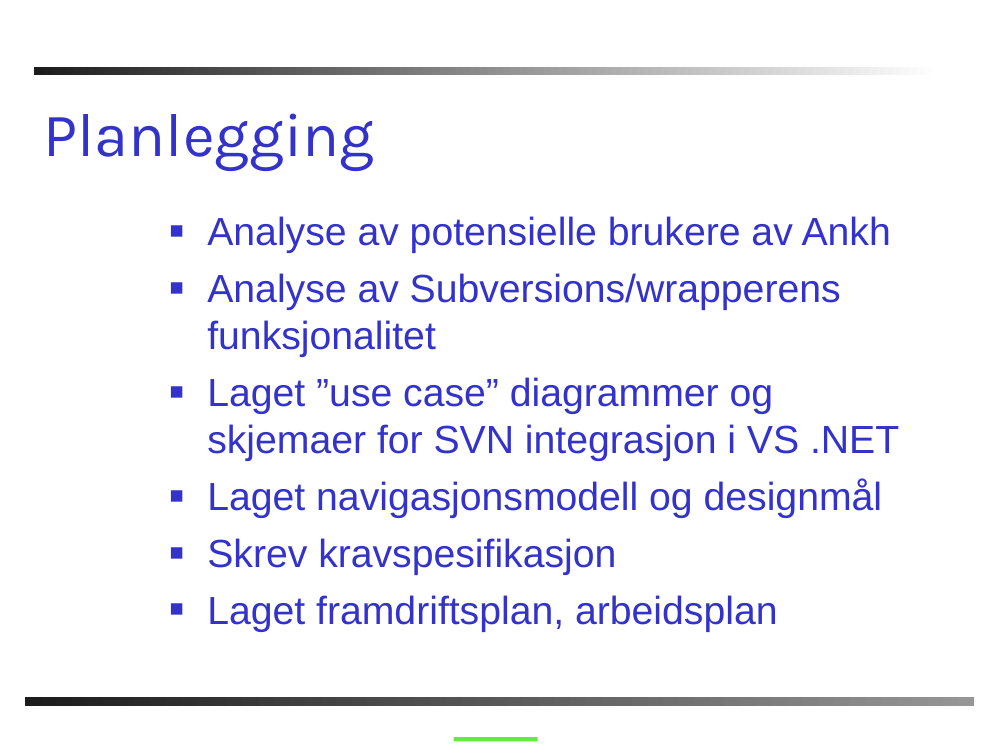
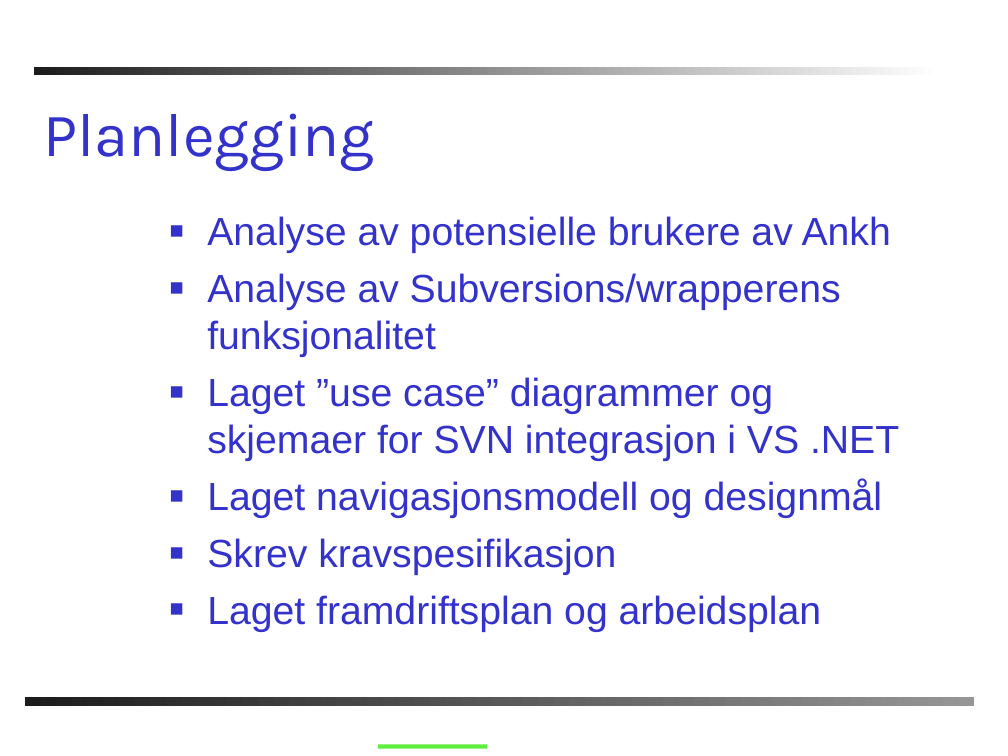
Before and after one commit to AnkhSVN/AnkhSVN, a slide deck: slide 12 of doc/powerpoint/Subversion_addin_for_VS.NET.ppt (slide 18 before the commit). Drawn at 1008x756 pixels with LibreOffice and Linux fonts; fonts in the diff are those of the drawing; background and template pictures are left out. Boxes give left, top, right and bottom in pixels: in the first picture for what was removed or moved away, otherwise in the second. Text is boxed around its words. In the diff, an @@ line names an element or a change of style, - is before the commit and + after.

```diff
--- a/doc/powerpoint/Subversion_addin_for_VS.NET.ppt
+++ b/doc/powerpoint/Subversion_addin_for_VS.NET.ppt
@@ text at [207, 595, 822, 632]: text changed @@
-■ Laget framdriftsplan, arbeidsplan
+■ Laget framdriftsplan og arbeidsplan
@@ line moved from (454, 739) - (537, 739) to (378, 747) - (487, 747) @@
```
Also in this commit, not shown: 14 other slides changed, 2 slides added, 8 slides removed.
